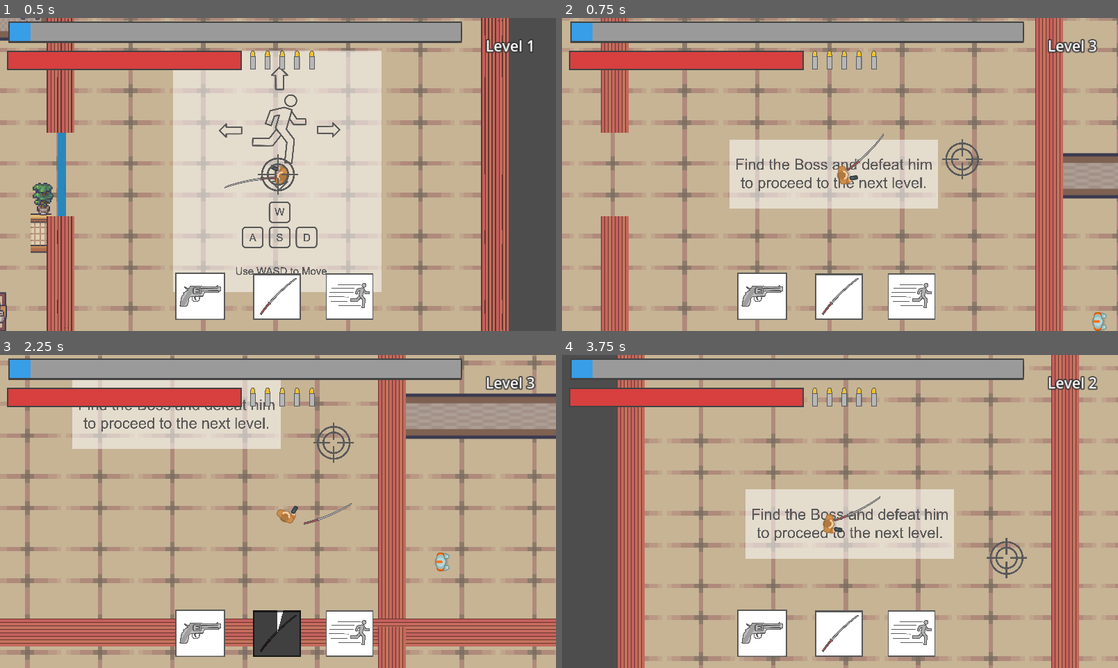
Above: before the commit, frames 1-4 (two rows, left to right).
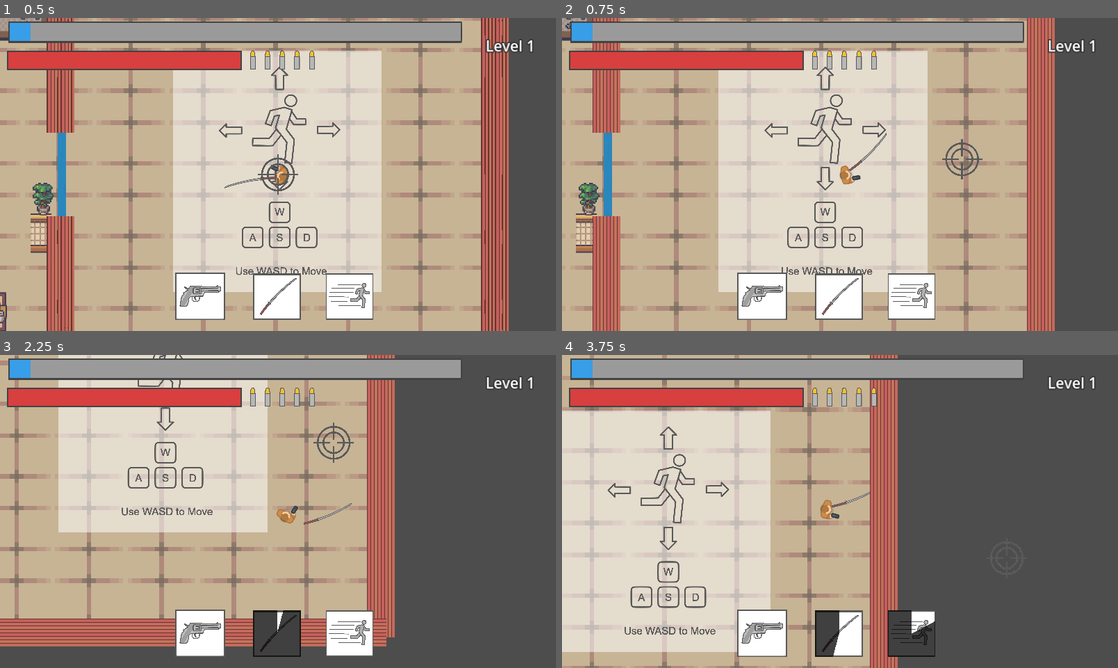
Above: after the commit, the same moments.

Repository: dmq262/Shadow-Stallion
Game: Godot game, scene res://scenes/main.tscn
Two runs of this game, one before a commit and one after it. Both use one fixed random seed, a clock stepped at 60 frames per second and the inputs below. Sound files missing from this copy of the repository are replaced by a short silence.
Inputs (mouse positions are in pixels of both pictures, inside the frame that each line leads up to):
- Up to frame 1 (0.5 s): no input
- Up to frame 2 (0.75 s): tap Enter (next_level) at 0.5, 0.6 s; move the mouse to (962, 158) at 0.52 s; hold D (move_right) from 0.53 s (still down)
- Up to frame 3 (2.25 s): tap Q (stats) at 0.8, 1.25, 1.35, 2 s; move the mouse to (166, 527) at 1.27 s; release D (move_right) at 1.28 s; hold S (move_down) 1.28-2.03 s; tap Enter (next_level) at 1.55 s; move the mouse to (333, 442) at 2.02 s; hold D (move_right) from 2.03 s (still down); right-click (333, 442) at 2.1 s
- Up to frame 4 (3.75 s): tap Q (stats) at 2.3, 2.75 s; move the mouse to (812, 574) at 2.77 s; release D (move_right) at 2.78 s; hold W (move_up) 2.78-3.53 s; tap Shift (dash) at 2.85 s; tap Enter (next_level) at 3.05, 3.6 s; move the mouse to (1006, 558) at 3.52 s; hold A (move_left) from 3.53 s (still down)

Frame 1 is identical in both runs. In frame 2, 43% of the frame differs, in the area x 0-100%, y 0-100%; in frame 3, 51%; in frame 4, 79%.

Commit message:
Fixed the bug where the player can just skip the level

Diff:
--- a/scenes/main.gd
+++ b/scenes/main.gd
@@ -19,7 +19,7 @@
 		$player.stats_opened = $hud.toggle_stats()
 
 	#Next Level Mechanic
-	if Input.is_action_just_pressed('next_level') and not $player.stats_opened:
+	if Input.is_action_just_pressed('next_level') and not $player.stats_opened and boss_killed:
 		if level < 3:
 			next_level()
 		else:
